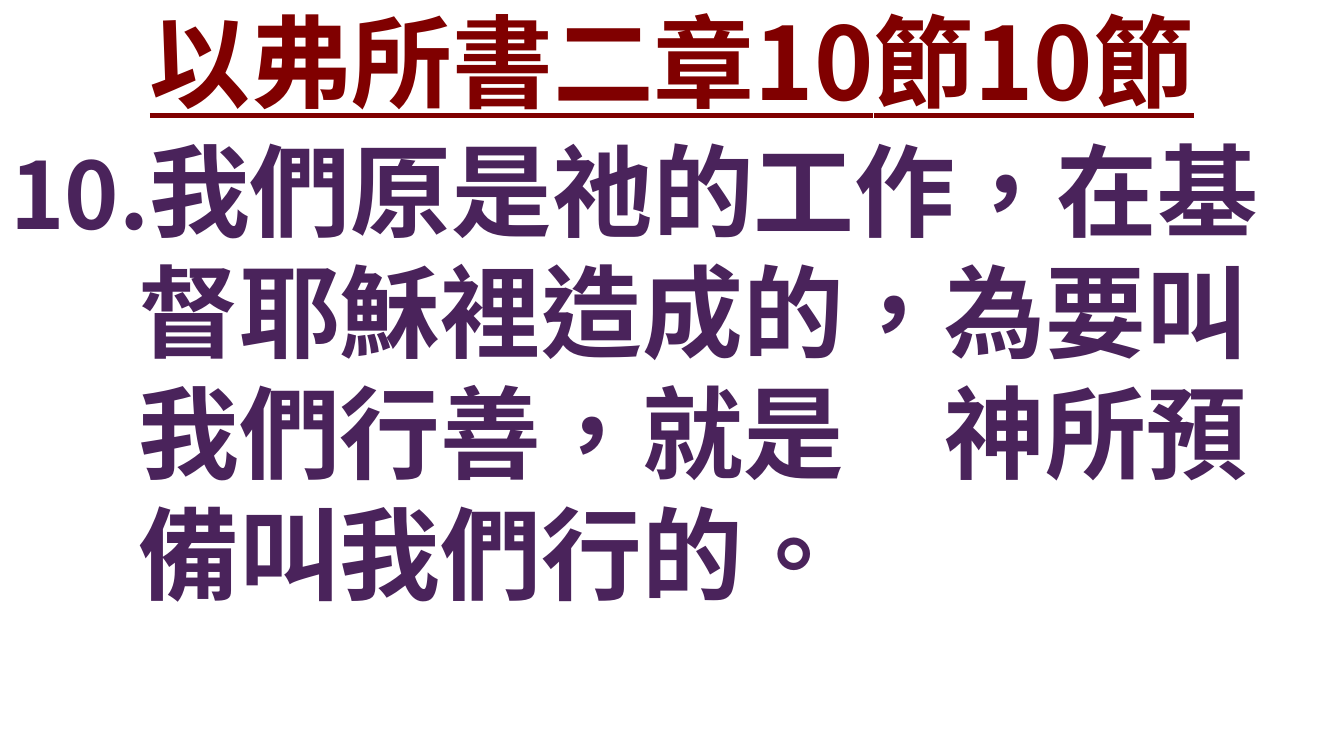
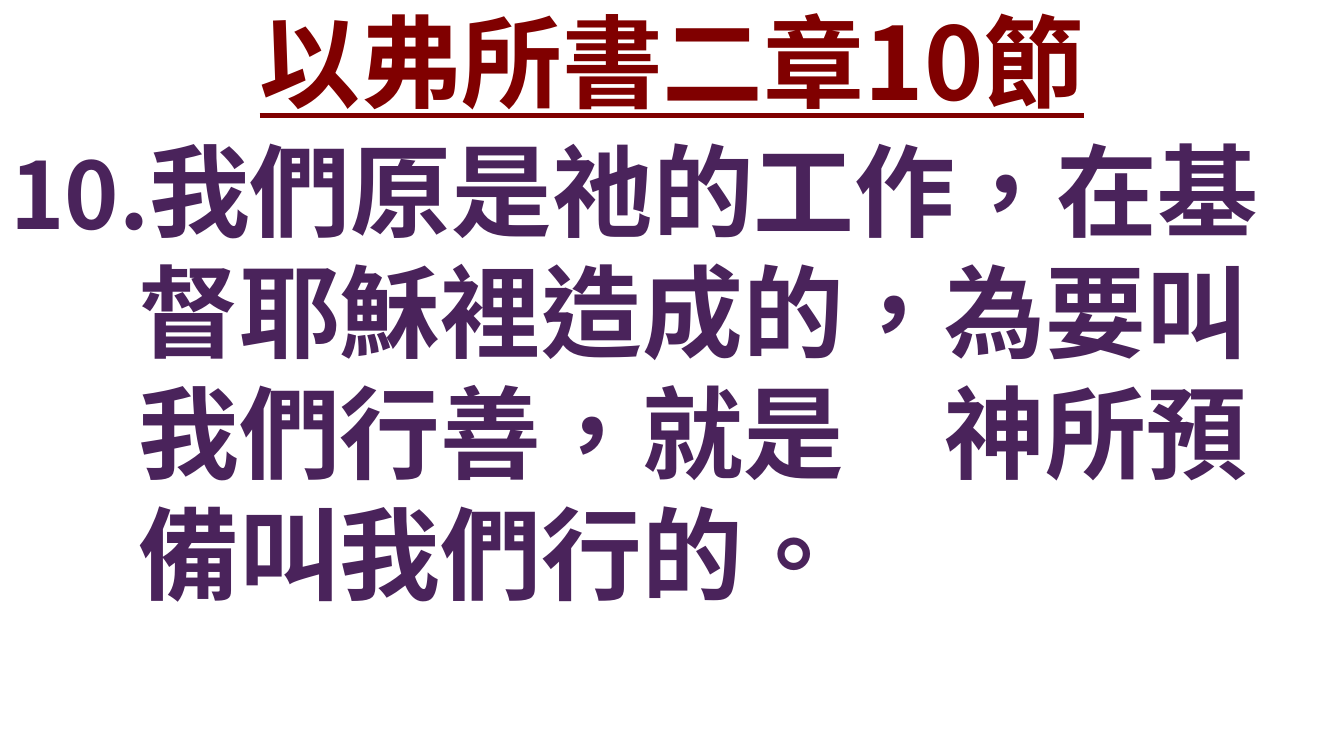
Before and after one commit to Rye-GT500/FaithSlide, a slide deck: slide 1 of test.pptx. Drawn at 1344x756 pixels with LibreOffice and Linux fonts; fonts in the diff are those of the drawing; background and template pictures are left out. Boxes give left, top, right and bottom in pixels: in the first picture for what was removed or moved away, otherwise in the second. Text is boxed around its words. In the diff, an @@ line names an element or a change of style, - is before the commit and + after.

```diff
--- a/test.pptx
+++ b/test.pptx
@@ title at (260,13,1085,118): text changed @@
-以弗所書二章10節10節
+以弗所書二章10節
```
Also in this commit, not shown: 3 other slides changed, 1 other file.
